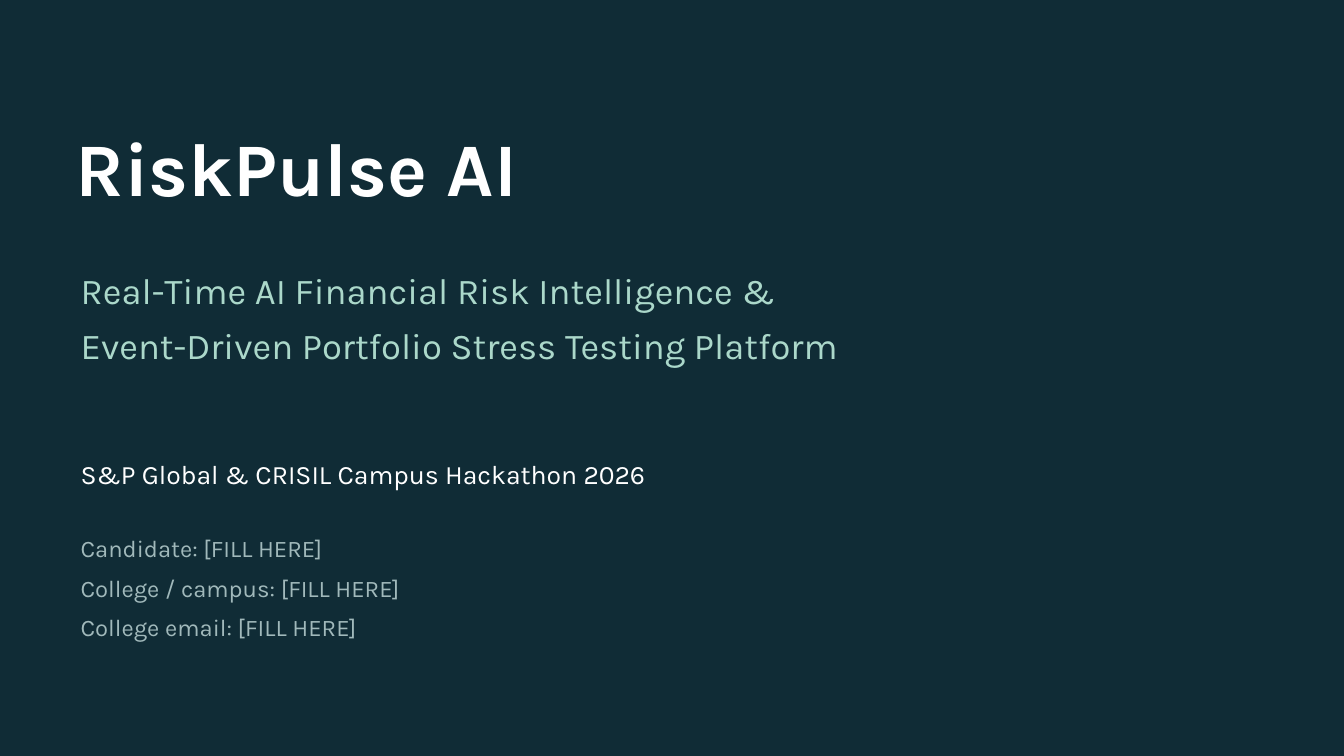
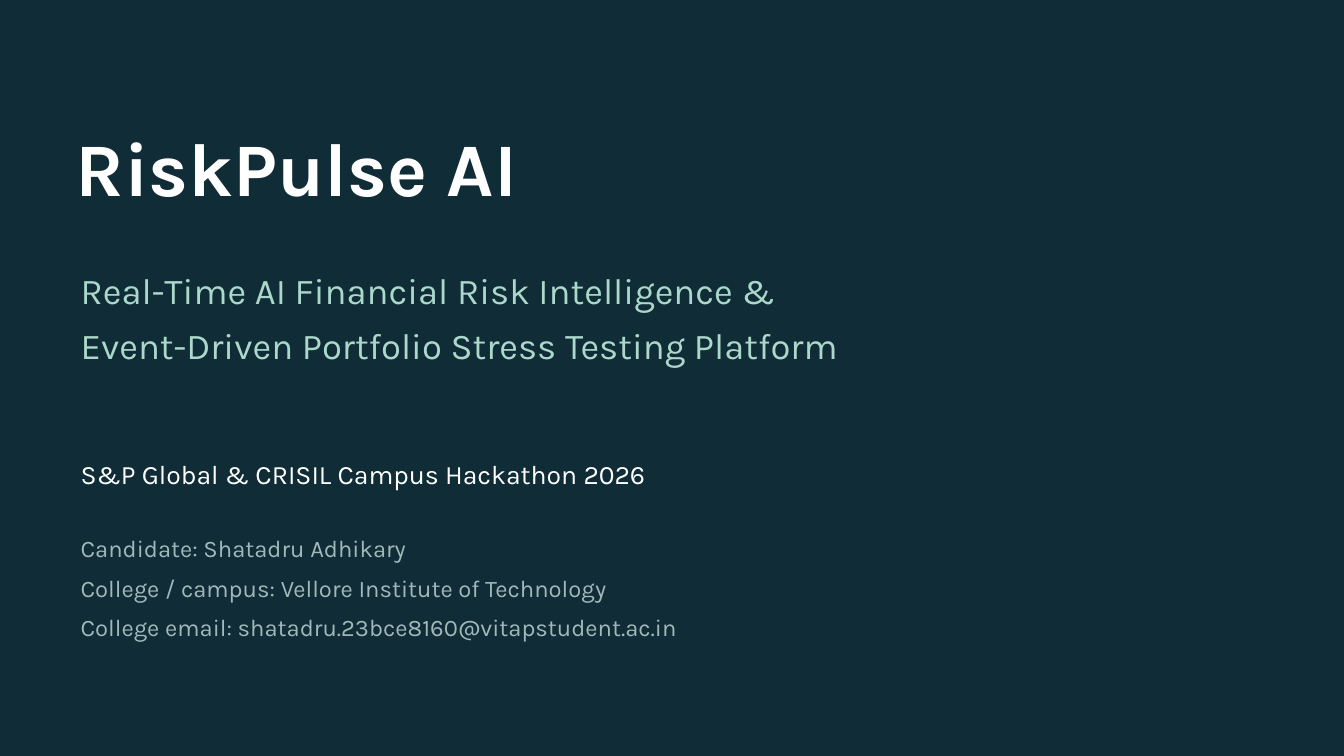
Before and after one commit to Shatadru281/RiskPulse-AI, a slide deck: slide 1 of docs/presentation.pptx. Drawn at 1344x756 pixels with LibreOffice and Linux fonts; fonts in the diff are those of the drawing. Boxes give left, top, right and bottom in pixels: in the first picture for what was removed or moved away, otherwise in the second. Text is boxed around its words. In the diff, an @@ line names an element or a change of style, - is before the commit and + after.

```diff
--- a/docs/presentation.pptx
+++ b/docs/presentation.pptx
@@ text at (81, 540, 677, 642): text changed @@
-Candidate: [FILL HERE]
-College / campus: [FILL HERE]
-College email: [FILL HERE]
+Candidate: Shatadru Adhikary
+College / campus: Vellore Institute of Technology
+College email: shatadru.23bce8160@vitapstudent.ac.in
```
Also in this commit, not shown: 1 other slide changed.
